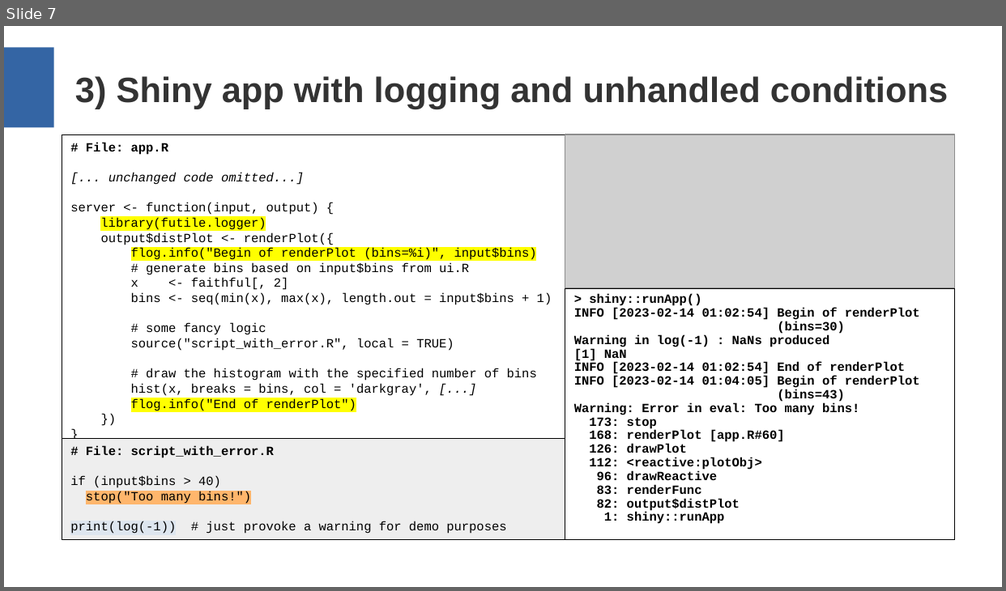
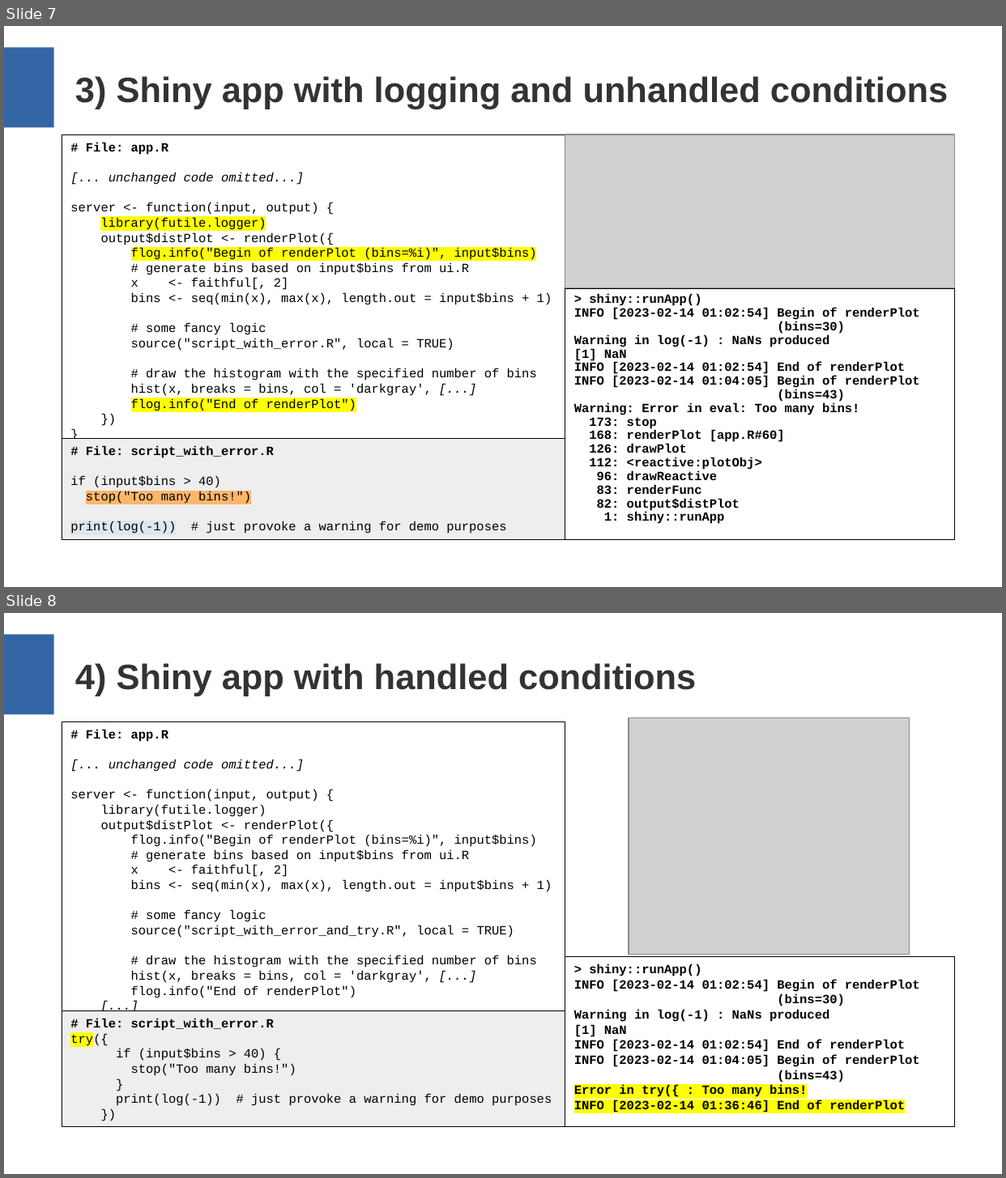
Before and after one commit to aryoda/R_shiny_post_mortem_analysis_training, a slide deck: Training slides.odp. Shown one above the other, each under a label of ours: slide 7 before the commit, slides 7 and 8 after it. The pictures are 1006x591 and 1006x1178 pixels, drawn with LibreOffice and Linux fonts; fonts in the diff are those of the drawing; grey boxes stand for pictures. Boxes give left, top, right and bottom in pixels: in the first picture for what was removed or moved away, otherwise in the second. Text is boxed around its words. In the diff, an @@ line names an element or a change of style, - is before the commit and + after.

Commit message:
new slide for code example 4

```diff
--- a/Training slides.odp
+++ b/Training slides.odp
@@ slide 8 added at (4, 613, 1002, 1174), background #FFFFFF; not listed: 1 template element that a slide beside it also shows @@
@@ title added at (75, 663, 696, 696), 28 pt, text #333333, bold @@
+4) Shiny app with handled conditions
@@ rectangle added at (62, 722, 565, 1012), outline #000000 0 pt, 10 pt, text #000000 @@
+# File: app.R
+[... unchanged code omitted...]
+server <- function(input, output) {
+library(futile.logger)
+output$distPlot <- renderPlot({
+flog.info("Begin of renderPlot (bins=%i)", input$bins)
+# generate bins based on input$bins from ui.R
+x <- faithful[, 2]
+bins <- seq(min(x), max(x), length.out = input$bins + 1)
+# some fancy logic
+source("script_with_error_and_try.R", local = TRUE)
+# draw the histogram with the specified number of bins
+hist(x, breaks = bins, col = 'darkgray', [...]
+flog.info("End of renderPlot")
+[...]
@@ picture added at (629, 718, 910, 954) @@
@@ rectangle added at (565, 957, 955, 1127), outline #000000 0 pt, 10 pt, text #000000, bold @@
+> shiny::runApp()
+INFO [2023-02-14 01:02:54] Begin of renderPlot
+(bins=30)
+Warning in log(-1) : NaNs produced
+[1] NaN
+INFO [2023-02-14 01:02:54] End of renderPlot
+INFO [2023-02-14 01:04:05] Begin of renderPlot
+(bins=43)
+Error in try({ : Too many bins!
+INFO [2023-02-14 01:36:46] End of renderPlot
@@ rectangle added at (62, 1012, 565, 1127), fill #EEEEEE, outline #000000 0 pt, 10 pt, text #000000 @@
+# File: script_with_error.R
+try({
+if (input$bins > 40) {
+stop("Too many bins!")
+}
+print(log(-1)) # just provoke a warning for demo purposes
+})
```
